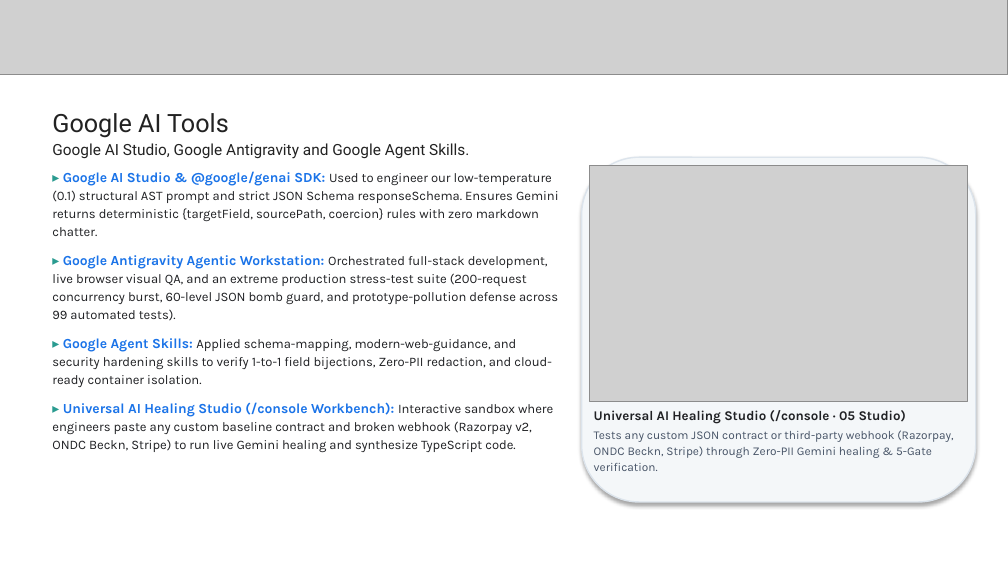
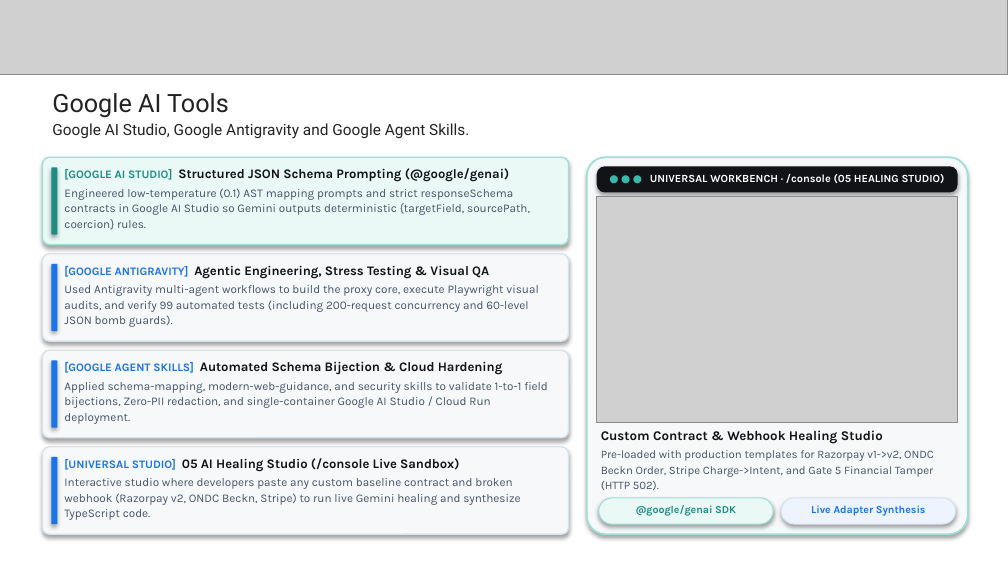
Before and after one commit to Asqi06/Buildathon, a slide deck: slide 6 of Startup_Buildathon_Coders_of_Bharat_AutoPatch.pptx. Drawn at 1008x567 pixels with LibreOffice and Linux fonts; fonts in the diff are those of the drawing; grey boxes stand for pictures. Boxes give left, top, right and bottom in pixels: in the first picture for what was removed or moved away, otherwise in the second. Text is boxed around its words. In the diff, an @@ line names an element or a change of style, - is before the commit and + after.

Commit message:
fix(vercel): resolve TS2688 node types build error, add serverless api entrypoint, and overhaul pitch deck layout

```diff
--- a/Startup_Buildathon_Coders_of_Bharat_AutoPatch.pptx
+++ b/Startup_Buildathon_Coders_of_Bharat_AutoPatch.pptx
@@ text "Google AI Tools Google AI ..." moved from (x1=52, y1=113, x2=469, y2=159) to (x1=52, y1=93, x2=469, y2=139) @@
@@ rounded rectangle added at (x1=42, y1=157, x2=569, y2=245), fill #EAF8F6, outline #9EDFD7 1 pt @@
@@ rounded rectangle added at (x1=51, y1=167, x2=57, y2=235), fill #1E8E83 @@
@@ text removed at (x1=52, y1=171, x2=559, y2=452) @@
-▸ Google AI Studio & @google/genai SDK: Used to engineer our low-temperature (0.1) structural AST prompt and strict JSON Schema responseSchema. Ensures Gemini returns deterministic {targetField, sourcePath, coercion} rules with zero markdown chatter.
-▸ Google Antigravity Agentic Workstation: Orchestrated full-stack development, live browser visual QA, and an extreme production stress-test suite (200-request concurrency burst, 60-level JSON bomb guard, and prototype-pollution defense across 99 automated tests).
-▸ Google Agent Skills: Applied schema-mapping, modern-web-guidance, and security hardening skills to verify 1-to-1 field bijections, Zero-PII redaction, and cloud-ready container isolation.
-▸ Universal AI Healing Studio (/console Workbench): Interactive sandbox where engineers paste any custom baseline contract and broken webhook (Razorpay v2, ONDC Beckn, Stripe) to run live Gemini healing and synthesize TypeScript code.
@@ text at (x1=64, y1=168, x2=530, y2=230): text changed; size 8.5 to 8.4 pt @@
-Universal AI Healing Studio (/console · 05 Studio)
-Tests any custom JSON contract or third-party webhook (Razorpay, ONDC Beckn, Stripe) through Zero-PII Gemini healing & 5-Gate verification.
+[GOOGLE AI STUDIO] Structured JSON Schema Prompting (@google/genai)
+Engineered low-temperature (0.1) AST mapping prompts and strict responseSchema contracts in Google AI Studio so Gemini outputs deterministic {targetField, sourcePath, coercion} rules.
@@ rounded rectangle resized from (x1=582, y1=157, x2=976, y2=502) to (x1=587, y1=157, x2=968, y2=534) @@
@@ rounded rectangle at (x1=587, y1=157, x2=968, y2=534): fill #F4F7F9 to #F6F8FA; outline #DCE4EC 1 pt to #9EDFD7 1.25 pt; proportions changed @@
@@ rounded rectangle added at (x1=597, y1=166, x2=958, y2=193), fill #111317, 7.8 pt, text #FFFFFF, bold @@
+● ● ● UNIVERSAL WORKBENCH · /console (05 HEALING STUDIO)
@@ picture resized from (x1=590, y1=165, x2=968, y2=401) to (x1=597, y1=197, x2=958, y2=422) @@
@@ rounded rectangle added at (x1=42, y1=254, x2=569, y2=342), fill #F6F8FA, outline #D8E2EB 1 pt @@
@@ rounded rectangle added at (x1=51, y1=264, x2=57, y2=332), fill #1A73E8 @@
@@ text added at (x1=64, y1=266, x2=538, y2=327), 8.4 pt, text #475467 @@
+[GOOGLE ANTIGRAVITY] Agentic Engineering, Stress Testing & Visual QA
+Used Antigravity multi-agent workflows to build the proxy core, execute Playwright visual audits, and verify 99 automated tests (including 200-request concurrency and 60-level JSON bomb guards).
@@ rounded rectangle added at (x1=42, y1=351, x2=569, y2=438), fill #F6F8FA, outline #D8E2EB 1 pt @@
@@ rounded rectangle added at (x1=51, y1=361, x2=57, y2=428), fill #1A73E8 @@
@@ text added at (x1=64, y1=361, x2=548, y2=424), 8.4 pt, text #475467 @@
+[GOOGLE AGENT SKILLS] Automated Schema Bijection & Cloud Hardening
+Applied schema-mapping, modern-web-guidance, and security skills to validate 1-to-1 field bijections, Zero-PII redaction, and single-container Google AI Studio / Cloud Run deployment.
@@ rounded rectangle added at (x1=42, y1=447, x2=569, y2=534), fill #F6F8FA, outline #D8E2EB 1 pt @@
@@ text added at (x1=601, y1=430, x2=934, y2=490), 8.2 pt, text #475467 @@
+Custom Contract & Webhook Healing Studio
+Pre-loaded with production templates for Razorpay v1->v2, ONDC Beckn Order, Stripe Charge->Intent, and Gate 5 Financial Tamper (HTTP 502).
@@ rounded rectangle added at (x1=51, y1=457, x2=57, y2=524), fill #1A73E8 @@
@@ text added at (x1=64, y1=458, x2=520, y2=520), 8.4 pt, text #475467 @@
+[UNIVERSAL STUDIO] 05 AI Healing Studio (/console Live Sandbox)
+Interactive studio where developers paste any custom baseline contract and broken webhook (Razorpay v2, ONDC Beckn, Stripe) to run live Gemini healing and synthesize TypeScript code.
@@ rounded rectangle added at (x1=599, y1=498, x2=773, y2=524), fill #EAF8F6, outline #9EDFD7 0.75 pt, 7.6 pt, text #1E8E83, bold @@
+@google/genai SDK
@@ rounded rectangle added at (x1=781, y1=498, x2=956, y2=524), fill #EEF4FE, outline #D8E2EB 0.75 pt, 7.6 pt, text #1A73E8, bold @@
+Live Adapter Synthesis
```
Also in this commit, not shown: 6 other slides changed, 10 other files.
